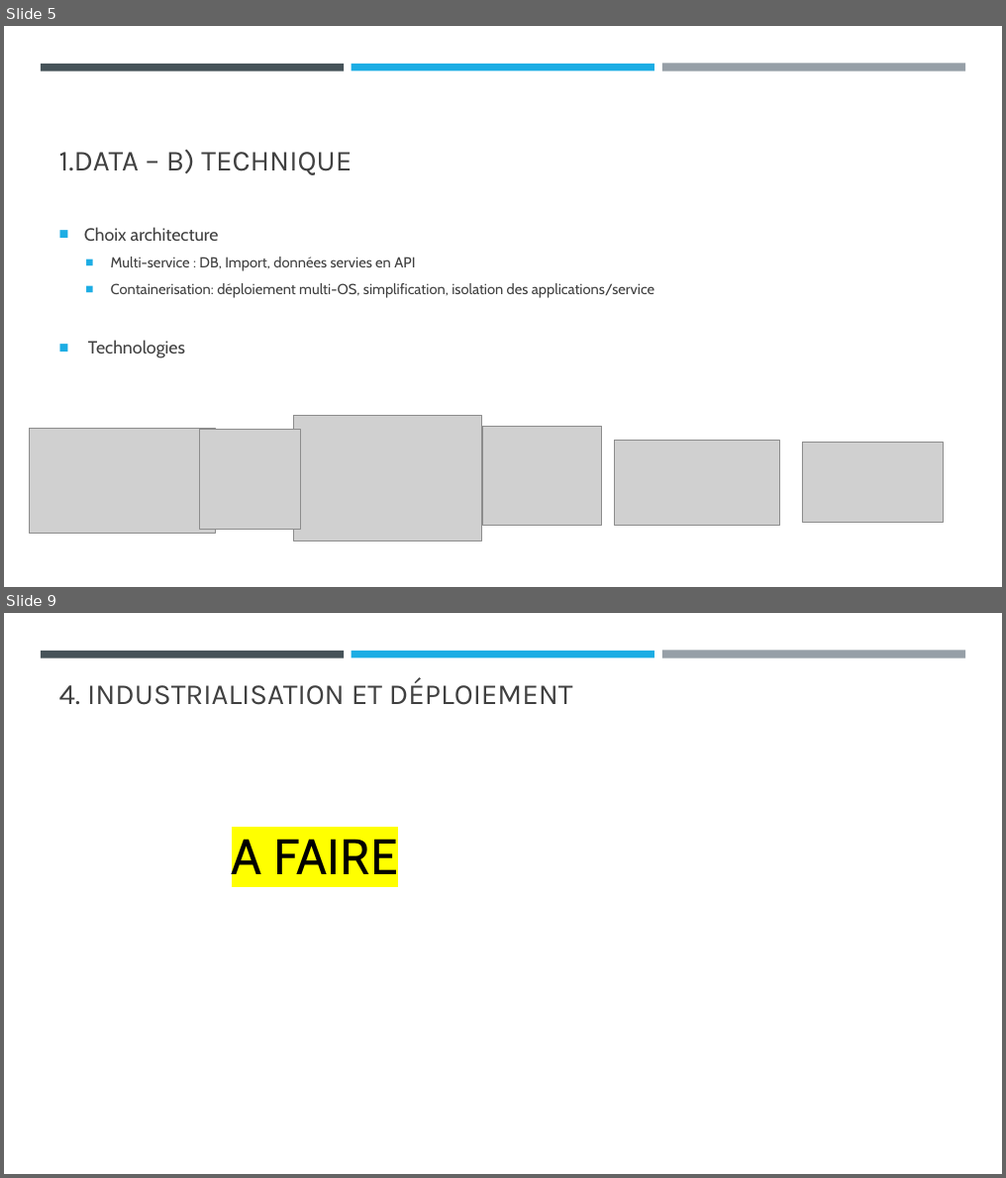
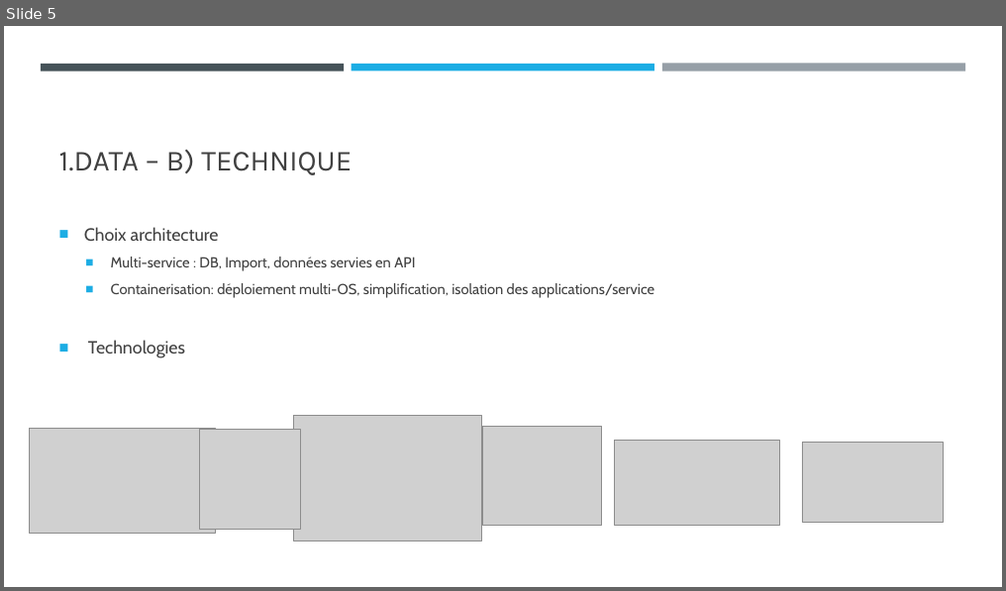
Before and after one commit to brunobiscay/CISIA, a slide deck: Presentation_BrunoBiscay.pptx. Shown one above the other, each under a label of ours: slides 5 and 9 before the commit, slide 5 after it; the slides between them are not shown. The pictures are 1006x1178 and 1006x591 pixels, drawn with LibreOffice and Linux fonts; fonts in the diff are those of the drawing; grey boxes stand for pictures. Boxes give left, top, right and bottom in pixels: in the first picture for what was removed or moved away, otherwise in the second. Text is boxed around its words. In the diff, an @@ line names an element or a change of style, - is before the commit and + after.

```diff
--- a/Presentation_BrunoBiscay.pptx
+++ b/Presentation_BrunoBiscay.pptx
@@ slide 9 removed at (4, 613, 1002, 1174), background #FFFFFF; not listed: 3 template elements that a slide beside it also shows @@
@@ title removed at (59, 677, 573, 705) @@
-4. INDUSTRIALISATION ET DÉPLOIEMENT
@@ text removed at (232, 839, 398, 874) @@
-A FAIRE
```
Also in this commit, not shown: 4 slides changed, 3 slides added, 1 other slide removed, 4 other files.
